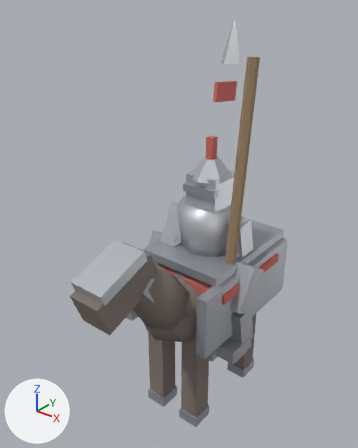
One commit to the glTF model SanguoSLG.Game/assets/models/troop-cataphract.glb: the scene before it, then after it.
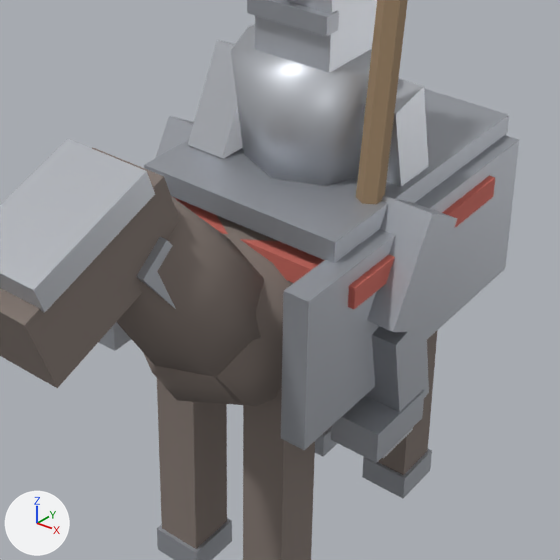
Each version appears first whole from a camera (50 mm lens) standing at (0.343, -0.482, 0.565) and looking at (-0.015, -0.035, 0.288), and next in a close-up on the part from 24% to 85% of the width and 41% to 90% of the height. Arrows for +X, +Y and +Z are at lower left; the lights stay in place. The first two pictures are the older version. Where no turn or scale is listed for an object, it has been applied to the vertices.

Objects in the first close-up: 'barding_r', 'barding_top', 'body', 'chanfron', 'head', 'lance', 'leg_fl', 'leg_fr', 'neck', 'rider', 'rider_thigh_r', 'saddle_cloth' and 14 more.
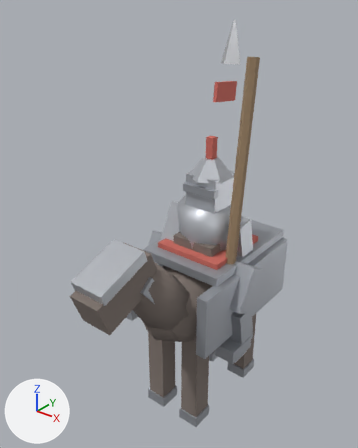
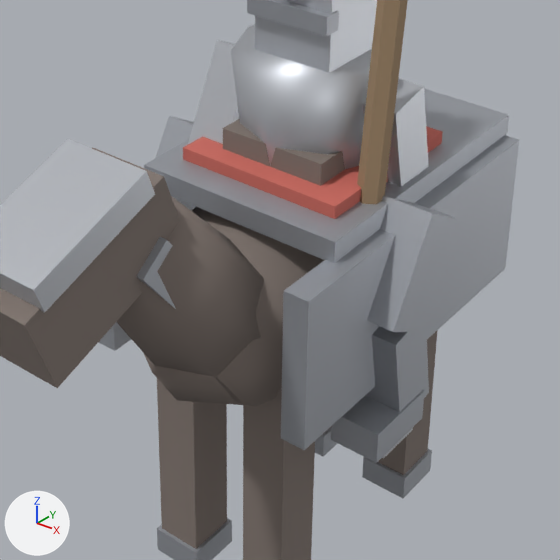
Pixel boxes [x1, y1, x2, y2] of what changed, in the close-ups (560 x 560 px):
'saddle_cloth', moved, rescaled: before [173, 175, 495, 309]; after [183, 126, 443, 219]
'saddle', moved, rescaled (not visible before): after [223, 119, 345, 186]

Edits to the bpy script that builds the scene:
```text
Change ob_saddle:
    ob_saddle.location: (0.0, 0.002, 0.055) -> (0.0, 0.002, 0.078)
    ob_saddle.scale: (0.072, 0.086, 0.018) -> (0.062, 0.076, 0.014)
Change ob_saddle_cloth:
    ob_saddle_cloth.location: (0.0, 0.002, 0.04) -> (0.0, 0.002, 0.068)
    ob_saddle_cloth.scale: (0.145, 0.135, 0.012) -> (0.096, 0.1, 0.01)
```
